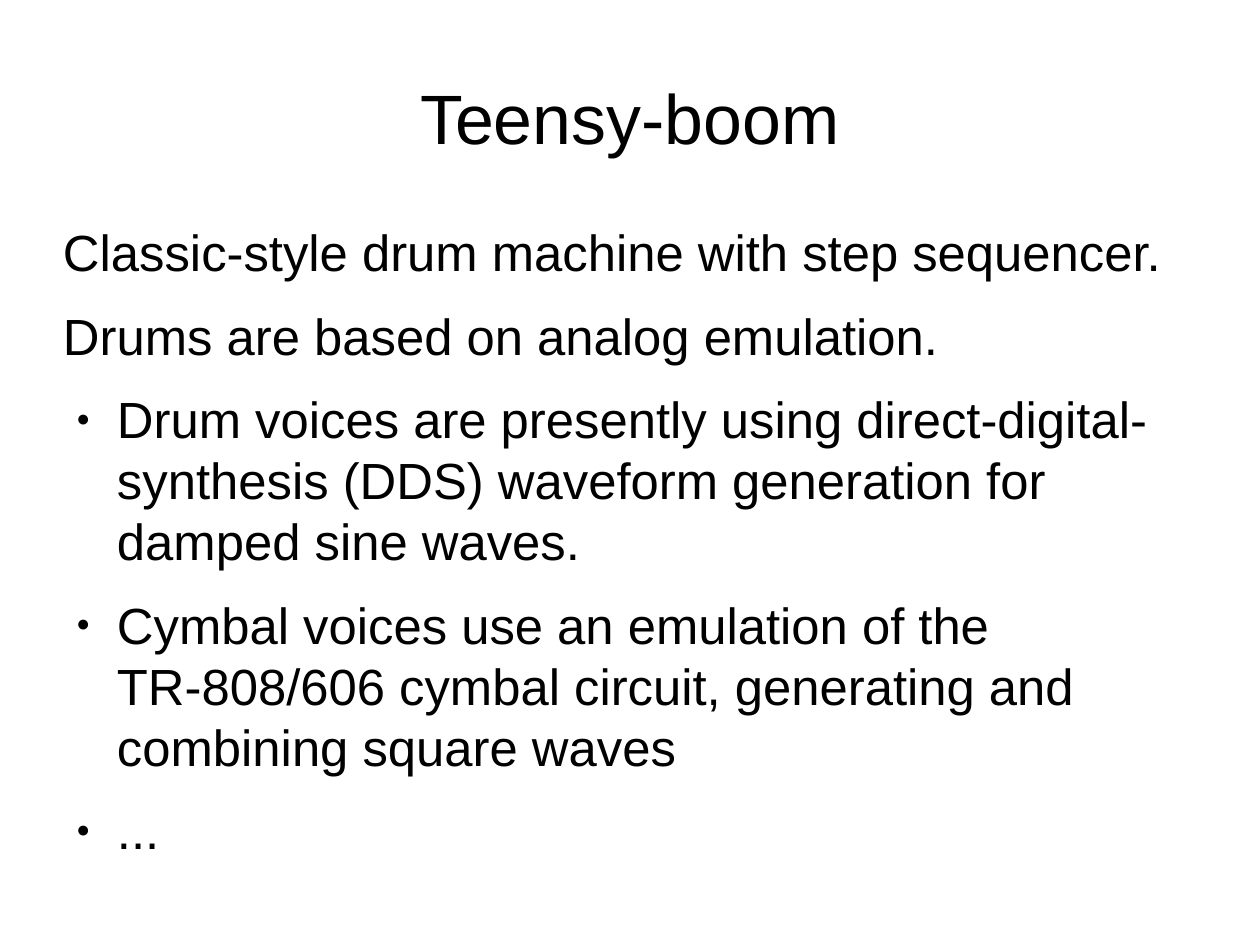
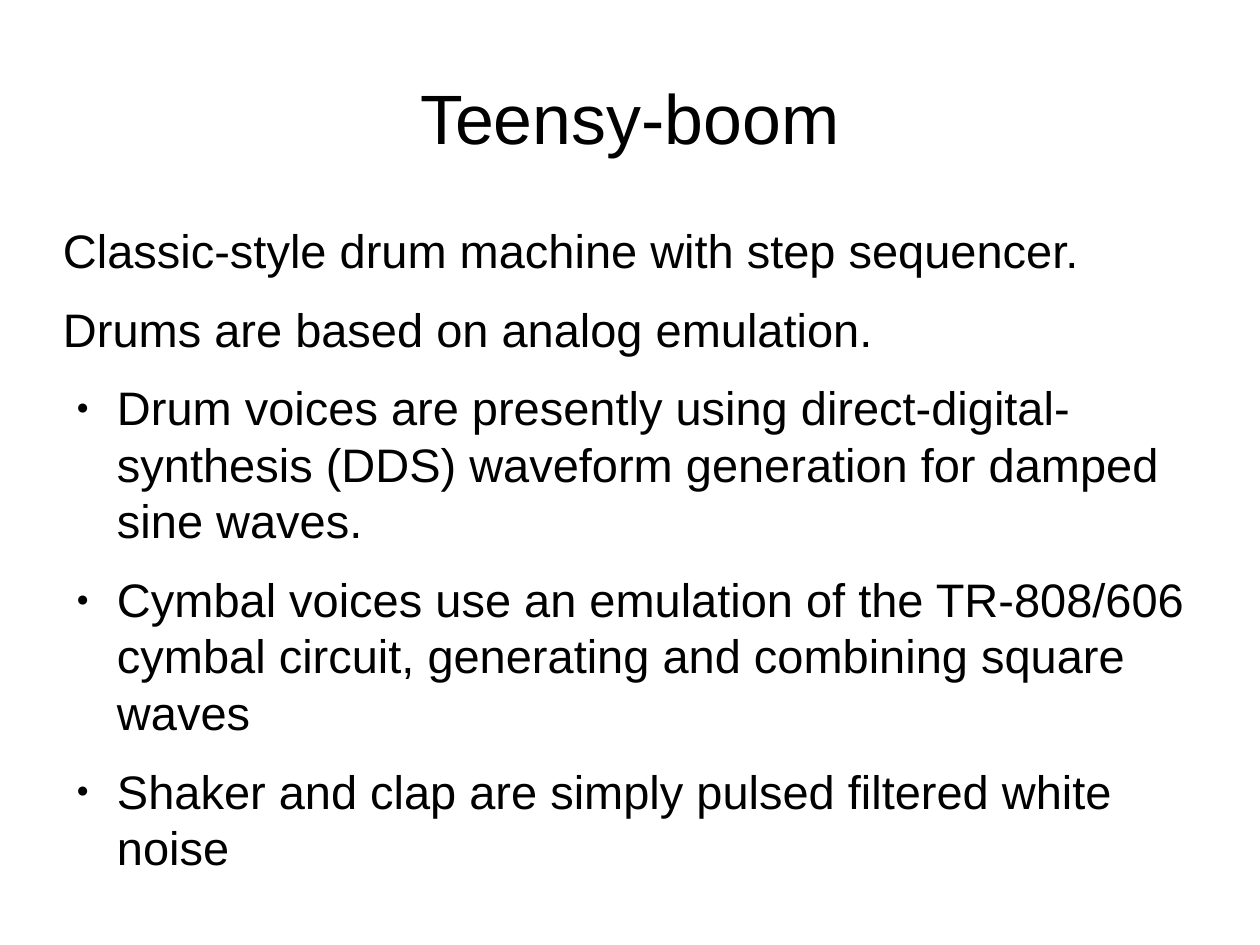
Before and after one commit to Jacquot-SFE/Teensy-synth-platform, a slide deck: slide 13 of presentation/slides/teensy-synthesis.odp. Drawn at 1260x945 pixels with LibreOffice and Linux fonts; fonts in the diff are those of the drawing. Boxes give left, top, right and bottom in pixels: in the first picture for what was removed or moved away, otherwise in the second. Text is boxed around its words. In the diff, an @@ line names an element or a change of style, - is before the commit and + after.

```diff
--- a/presentation/slides/teensy-synthesis.odp
+++ b/presentation/slides/teensy-synthesis.odp
@@ text at (63, 234, 1184, 731): size 32 to 29.6 pt in "Classic-style drum machine with step sequencer.", "Drums are based on analog emulation.", "Drum voices are presently using direct-digital-synthesis (DD ...", "Cymbal voices use an emulation of the ..." @@
@@ text at (117, 775, 1112, 866): text changed; size 32 to 29.6 pt @@
-● ...
+● Shaker and clap are simply pulsed filtered white noise
```
Also in this commit, not shown: 4 other slides changed, 2 slides added.
